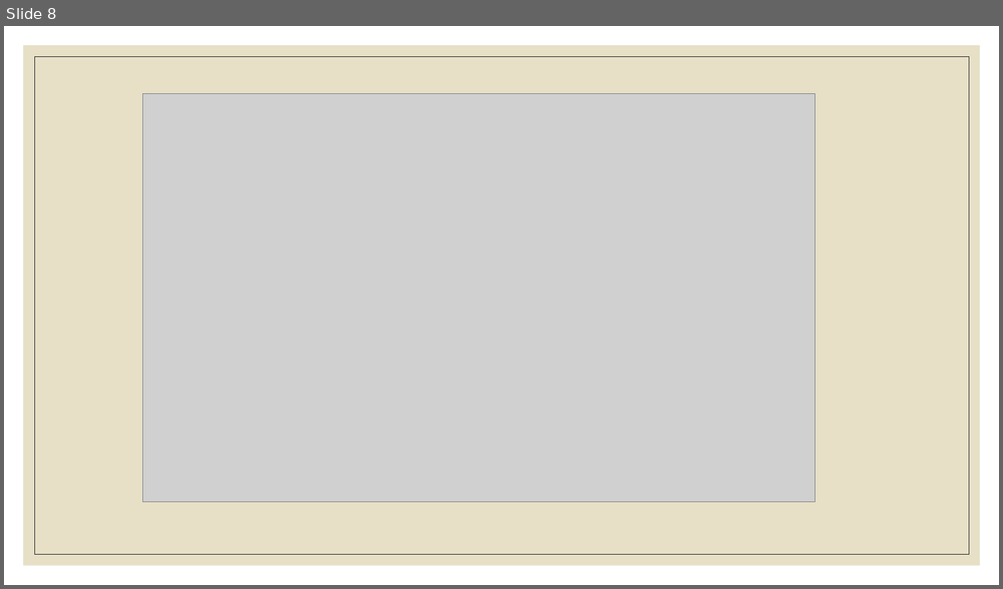
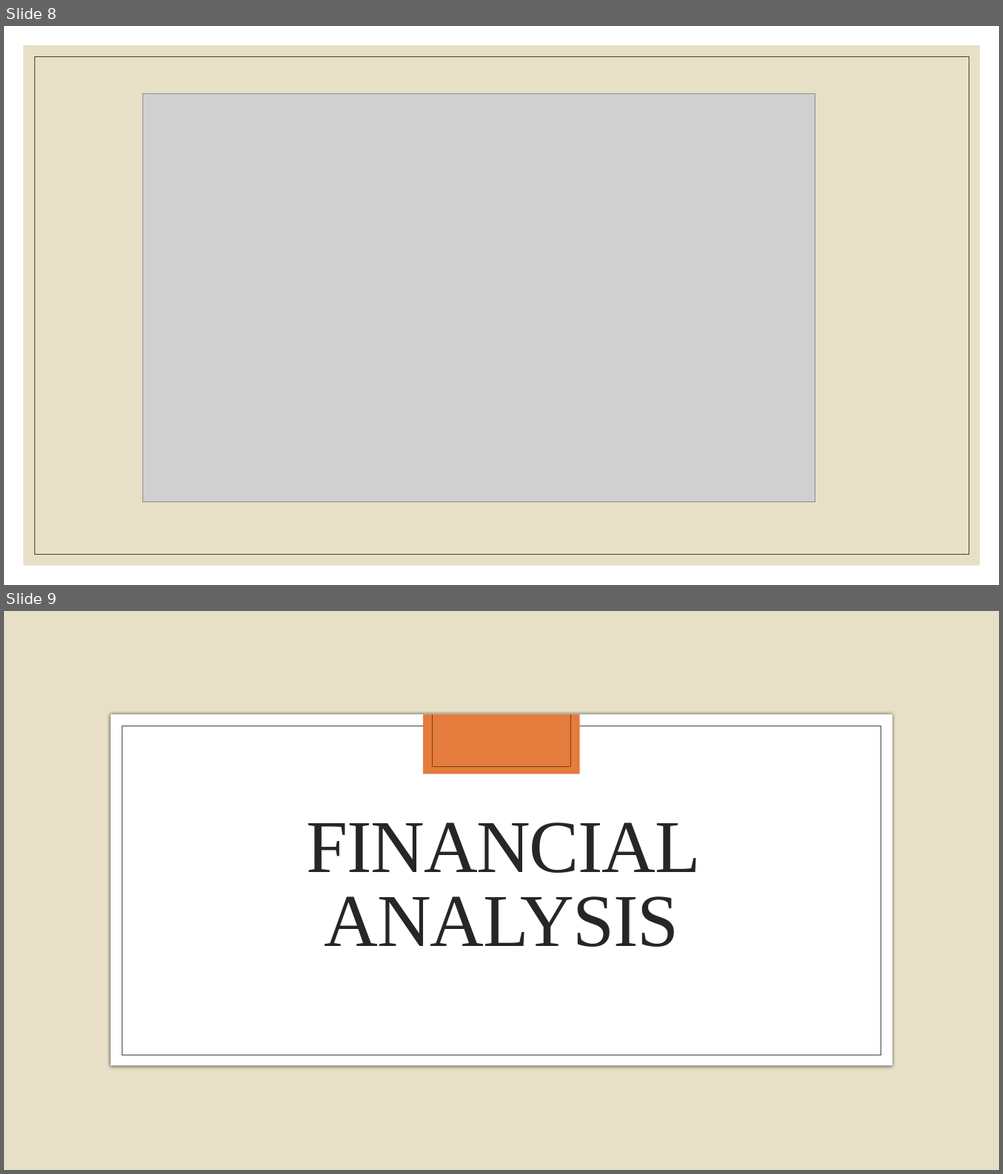
Before and after one commit to jdimapilis02/tentrep-yps, a slide deck: YPS.pptx. Shown one above the other, each under a label of ours: slide 8 before the commit, slides 8 and 9 after it. The pictures are 1003x589 and 1003x1174 pixels, drawn with LibreOffice and Linux fonts; fonts in the diff are those of the drawing; grey boxes stand for pictures; background and template pictures are left out. Boxes give left, top, right and bottom in pixels: in the first picture for what was removed or moved away, otherwise in the second. Text is boxed around its words. In the diff, an @@ line names an element or a change of style, - is before the commit and + after.

```diff
--- a/YPS.pptx
+++ b/YPS.pptx
@@ slide 9 added at <box>4,611,999,1170</box>, background picture (left out) @@
@@ rectangle added at <box>111,715,892,1066</box>, fill #FFFFFF @@
@@ rectangle added at <box>424,715,580,775</box>, fill #E37C3D @@
@@ line added from (432, 715) to (432, 767), #7E3B12 0.5 pt @@
@@ line added from (570, 715) to (570, 767), #7E3B12 0.5 pt @@
@@ rectangle added at <box>122,726,881,1055</box>, outline #404040 0.5 pt @@
@@ line added from (432, 767) to (570, 767), #7E3B12 0.5 pt @@
@@ title added at <box>307,823,700,947</box>, 72 pt, text #262626 @@
+FINANCIAL ANALYSIS
```
Also in this commit, not shown: 2 other slides added, 2 slides removed, 20 other files.
